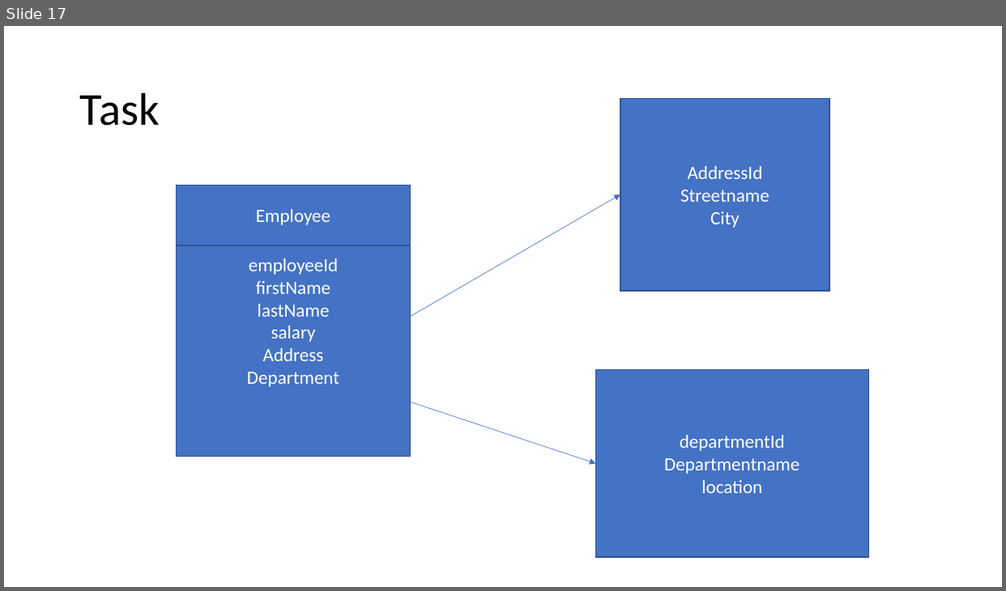
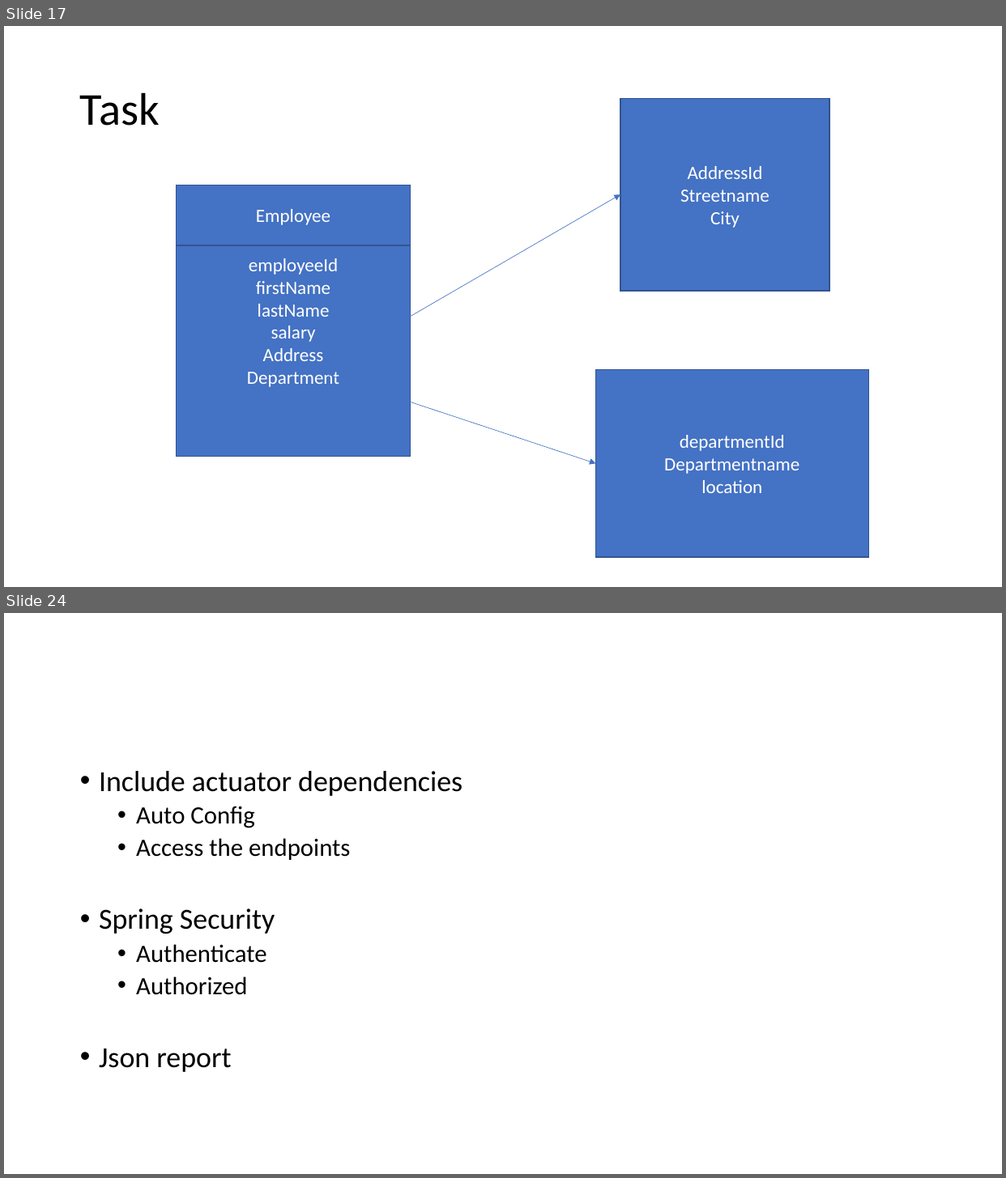
Before and after one commit to priyangm/pod_trg, a slide deck: FinishingSchool-June.pptx. Shown one above the other, each under a label of ours: slide 17 before the commit, slides 17 and 24 after it; the slides between them are not shown. The pictures are 1006x591 and 1006x1178 pixels, drawn with LibreOffice and Linux fonts; fonts in the diff are those of the drawing. Boxes give left, top, right and bottom in pixels: in the first picture for what was removed or moved away, otherwise in the second. Text is boxed around its words. In the diff, an @@ line names an element or a change of style, - is before the commit and + after.

```diff
--- a/FinishingSchool-June.pptx
+++ b/FinishingSchool-June.pptx
@@ slide 24 added at [4, 613, 1002, 1174], background #FFFFFF @@
@@ text added at [99, 771, 462, 1072], 28 pt, text #000000 @@
+• Include actuator dependencies
+  • Auto Config
+  • Access the endpoints
+• Spring Security
+  • Authenticate
+  • Authorized
+• Json report
```
Also in this commit, not shown: 2 slides changed, 8 other slides added, 1 other file.
